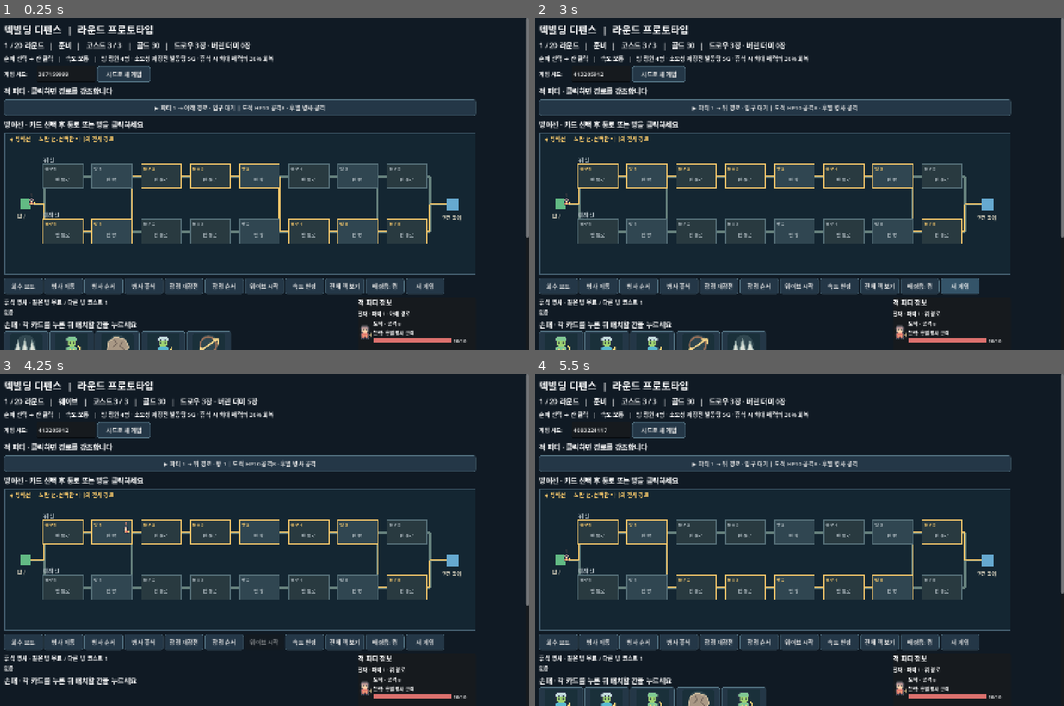
Above: before the commit, frames 1-4 (two rows, left to right).
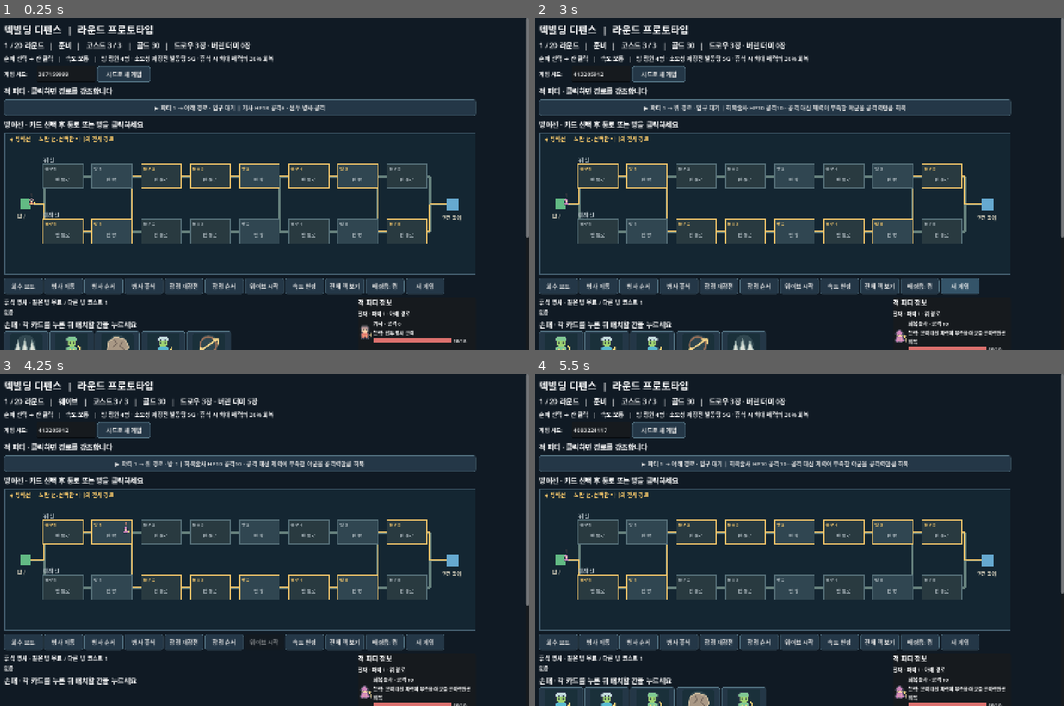
Above: after the commit, the same moments.

Repository: m16sk69-byte/DECK-BUILDING
Game: Godot game, scene res://main.tscn
The game is run twice, just before and just after one commit, with the same random seed, the same clock (stepped at 60 frames per second) and the same inputs.
Inputs:
- Up to frame 1 (0.25 s): no input
- Up to frame 2 (3 s): click "시드로 새 게임" at 0.5 s; click "시드로 새 게임" at 1.25 s; click "웨이브 시작" at 2 s; click "새 게임" at 2.75 s
- Up to frame 3 (4.25 s): click "웨이브 시작" at 3.5 s
- Up to frame 4 (5.5 s): click "새 게임" at 4.25 s; click "▶ 파티 1 → 위 경로 · 입구 대기 | 도적 HP…" (after the commit: "▶ 파티 1 → 아래 경로 · 입구 대기 | 회복술사…") at 5 s

The runs differ from the first frame. In frame 1, 0.5% of the frame differs, in the area x 45-89%, y 25-98%; in frame 2, 2.4%; in frame 3, 2.4%; in frame 4, 2.6%, in the area x 5-89%, y 25-100%.

Commit message:
Expand enemy parties and combat abilities

Diff:
--- /dev/null
+++ b/check_enemies.gd
@@ -0,0 +1,110 @@
+extends SceneTree
+
+func _initialize() -> void:
+	call_deferred("check")
+
+func check() -> void:
+	var game = load("res://main.tscn").instantiate()
+	root.add_child(game)
+	await process_frame
+	game.record_path = "user://enemy-test-%d.json" % Time.get_ticks_usec()
+	game.speed = 0.001
+	var party_shapes := {}
+	var budget_three_shapes := {}
+	for seed_value in range(300):
+		game._generate_map(seed_value)
+		for test_round in [1, 3, 6, 11, 19]:
+			game.round_number = test_round
+			game._generate_parties()
+			var total := 0
+			var names: Array = []
+			for party in game.parties:
+				assert(party.units.size() >= 1 and party.units.size() <= 4)
+				for unit in party.units:
+					total += unit.enemy_cost
+					names.append(unit.name)
+					if unit.get("requires_party", false): assert(party.units.size() >= 2)
+					if unit.name == "마법사": assert(test_round >= 6)
+				if party.units.size() > 1:
+					for unit in party.units: assert(party.units[0].max_hp >= unit.max_hp)
+					for unit in party.units.slice(1): assert(party.units[-1].attack >= unit.attack)
+			assert(total == game.ENEMY_BUDGETS[test_round - 1])
+			assert(game.parties.size() <= 3)
+			if test_round == 6:
+				party_shapes[game.parties.size()] = true
+				var shape: Array = []
+				for party in game.parties:
+					var costs: Array = party.units.map(func(unit): return unit.enemy_cost)
+					costs.sort()
+					shape.append("+".join(costs.map(func(value): return str(value))))
+				shape.sort()
+				budget_three_shapes["/".join(shape)] = true
+			var first := JSON.stringify(game.parties)
+			game._generate_parties()
+			assert(first == JSON.stringify(game.parties))
+	assert(party_shapes.has(1) and party_shapes.has(2) and party_shapes.has(3))
+	for shape in ["1+1+1", "1+2", "1/1+1", "1/1/1"]: assert(budget_three_shapes.has(shape))
+	# Taunt starts with the shieldbearer's first attack, overriding front targeting.
+	game._new_game(123)
+	game.card_defs["고블린"].attack = 10
+	var shield = game._make_enemy("방패병")
+	shield.hp = 15
+	var enemy_front = {"name":"적 선두", "hp":100, "max_hp":100, "attack":0}
+	var hero = {"name":"고블린", "hp":100, "max_hp":100}
+	game.lanes[0].rooms[0].append(hero)
+	game.log_lines.clear()
+	await game._fight({"lane":0, "units":[enemy_front, shield]}, 0)
+	var attacks: Array = game.log_lines.filter(func(line): return line.begins_with("고블린 →"))
+	assert(attacks.size() >= 4 and attacks[0].begins_with("고블린 → 적 선두"))
+	assert(attacks[1].begins_with("고블린 → 방패병") and attacks[2].begins_with("고블린 → 방패병"))
+	assert(attacks[3].begins_with("고블린 → 적 선두"))
+	# Every room triggers taunt again; a defeated shield cannot remain a target.
+	game._new_game(123)
+	game.card_defs["고블린"].attack = 0
+	shield = game._make_enemy("방패병")
+	game.log_lines.clear()
+	for room in [0, 1]:
+		game.lanes[0].rooms[room].append({"name":"고블린", "hp":1, "max_hp":1})
+		await game._fight({"lane":0, "units":[shield]}, room)
+	assert(game.log_lines.filter(func(line): return line.contains("#도발")).size() == 2)
+	# Healer restores a wounded ally in front order, never attacks, and cannot exceed max HP.
+	game._new_game(123)
+	var wounded = {"name":"기사", "hp":10, "max_hp":18, "attack":1}
+	var healer = game._make_enemy("회복술사")
+	game.lanes[0].rooms[0].append({"name":"고블린", "hp":2, "max_hp":2})
+	game.log_lines.clear()
+	await game._fight({"lane":0, "units":[wounded, healer]}, 0)
+	assert(wounded.hp == 14)
+	assert(game.log_lines.any(func(line): return line.begins_with("회복술사 → 기사 체력 10 회복")))
+	assert(not game.log_lines.any(func(line): return line.begins_with("회복술사 → 고블린")))
+	# Mage hits all defenders on its turn.
+	game._new_game(123)
+	var mage = game._make_enemy("마법사")
+	mage.hp = 6
+	var heroes = [{"name":"고블린", "hp":20, "max_hp":20}, {"name":"고블린", "hp":20, "max_hp":20}]
+	game.lanes[0].rooms[0].append_array(heroes)
+	await game._fight({"lane":0, "units":[mage]}, 0)
+	assert(heroes[0].hp == 11 and heroes[1].hp == 11)
+	# Alond clears poison and bleed before the turn after attack 3 and when a room falls.
+	game._new_game(123)
+	game.card_defs["고블린"].attack = 0
+	var alond = game._make_enemy("검신 알론드")
+	alond.poison = 1
+	alond.bleed = 1
+	game.lanes[0].rooms[0].append({"name":"고블린", "hp":130, "max_hp":130})
+	game.log_lines.clear()
+	await game._fight({"lane":0, "units":[alond]}, 0)
+	assert(alond.hp == 194 and not alond.has("poison") and not alond.has("bleed"))
+	assert(alond.attacks_since_cleanse == 0)
+	assert(game.log_lines.filter(func(line): return line.contains("상태 이상 회복")).size() == 2)
+	# Repeated heal-versus-damage loops are reported as stalemates instead of hanging.
+	game._new_game(123)
+	game.phase = "웨이브"
+	game.speed = 0.001
+	var self_healer = game._make_enemy("회복술사")
+	game.lanes[0].rooms[0].append({"name":"고블린", "hp":14, "max_hp":14})
+	await game._fight({"lane":0, "units":[self_healer]}, 0)
+	assert(game.phase == "교착" and self_healer.hp == 10)
+	assert(game.log_lines.any(func(line): return line.contains("전투 교착")))
+	print("CHECK PASSED: enemy formations, taunt, healing, area damage, Alond cleanse and stalemates")
+	quit()
--- a/check_prototype.gd
+++ b/check_prototype.gd
@@ -166,11 +166,12 @@
 	game.log_lines.clear()
 	game._fight({"lane":0, "units":[{"name":"범위 적", "hp":100, "attack":99, "area_attack":true}]}, 0)
 	assert(game.log_lines.filter(func(line): return line.begins_with("고블린 →")).size() == 1)
-	# Regular enemy stats and the proposed 5th-round boss formation.
-	game._new_game()
-	assert(game.ENEMY_TYPES["도적"].hp == 10 and game.ENEMY_TYPES["도적"].attack == 8)
-	assert(game.ENEMY_TYPES["방패병"].hp == 20 and game.ENEMY_TYPES["방패병"].attack == 2)
-	assert(game.ENEMY_TYPES["저격수"].hp == 5 and game.ENEMY_TYPES["저격수"].attack == 15)
+	# New enemy roster and seeded formations within the shared round budget.
+	game._new_game()
+	assert(game.ENEMY_TYPES["기사"].hp == 18 and game.ENEMY_TYPES["기사"].attack == 6 and game.ENEMY_TYPES["기사"].enemy_cost == 1)
+	assert(game.ENEMY_TYPES["도적"].hp == 8 and game.ENEMY_TYPES["도적"].attack == 11)
+	assert(game.ENEMY_TYPES["방패병"].hp == 42 and game.ENEMY_TYPES["방패병"].attack == 4)
+	assert(game.ENEMY_TYPES["저격수"].hp == 6 and game.ENEMY_TYPES["저격수"].attack == 12 and game.ENEMY_TYPES["저격수"].enemy_cost == 1)
 	assert(game.ENEMY_BUDGETS == [1, 2, 2, 2, 5, 3, 3, 4, 4, 8, 5, 5, 6, 6, 10, 7, 7, 8, 8, 20])
 	for test_round in range(1, 21):
 		game.round_number = test_round
@@ -179,17 +180,31 @@
 			game._generate_parties()
 			var total_cost := 0
 			assert(game.parties.size() >= 1 and game.parties.size() <= 3)
+			if test_round % 5 == 0: assert(game.parties.size() == 1)
 			for party in game.parties:
 				assert(party.units.size() >= 1 and party.units.size() <= 4)
-				for unit in party.units: total_cost += unit.enemy_cost
-			assert(total_cost == game.ENEMY_BUDGETS[test_round - 1])
+				for unit in party.units:
+					total_cost += unit.enemy_cost
+					if unit.get("requires_party", false): assert(party.units.size() >= 2)
+					if unit.name == "마법사": assert(test_round >= 6)
+				if test_round not in [5, 15] and party.units.size() > 1:
+					var front_hp: int = party.units[0].max_hp
+					for unit in party.units: assert(front_hp >= unit.max_hp)
+					var rear_attack: int = party.units[-1].attack
+					for unit in party.units.slice(1): assert(rear_attack >= unit.attack)
+			assert(total_cost <= game.ENEMY_BUDGETS[test_round - 1])
+			if test_round != 20: assert(total_cost == game.ENEMY_BUDGETS[test_round - 1])
 	game.round_number = 5
 	game._generate_parties()
 	assert(game.parties.size() == 1)
 	var boss_units: Array = game.parties[0].units
-	assert(boss_units.map(func(unit): return unit.name) == ["기사", "기사", "동국의 검사"])
-	assert(boss_units[0].hp == 24 and boss_units[0].attack == 6)
-	assert(boss_units[2].hp == 50 and boss_units[2].attack == 10)
+	assert(boss_units.map(func(unit): return unit.name) == ["기사", "동국의 검사", "저격수"])
+	assert(boss_units[0].hp == 18 and boss_units[0].attack == 6)
+	assert(boss_units[1].hp == 60 and boss_units[1].attack == 10)
+	game.round_number = 15
+	game._generate_parties()
+	assert(game.parties.size() == 1 and game.parties[0].units.size() == 1)
+	assert(game.parties[0].units[0].name == "검신 알론드" and game.parties[0].units[0].hp == 200)
 	# Rear and highest-attack targeting respect blur and deterministic front-order ties.
 	var front := {"name":"고블린", "hp":20}
 	var strong := {"name":"오크", "hp":30}
@@ -222,15 +237,15 @@
 	game._fight({"lane":0, "units":[{"name":"적", "hp":6, "attack":99}]}, 0)
 	assert(game.lanes[0].rooms[0].size() == 1)
 	assert(game.log_lines.any(func(line): return line.begins_with("적 →")))
-	# The swordsman gains +5 before attacks 2, 4 and 6, retaining the bonus.
+	# The swordsman gains +5 before attacks 3 and 6, retaining the bonus.
 	game._new_game()
 	game.card_defs["시험 병사"] = game.card_defs["고블린"].duplicate(true)
 	game.card_defs["시험 병사"]["attack"] = 3
 	var durable := {"name":"시험 병사", "hp":1000, "max_hp":1000}
-	var swordsman := {"name":"동국의 검사", "hp":20, "attack":10, "attack_count":0, "attack_boost_interval":2, "attack_boost":5}
+	var swordsman := {"name":"동국의 검사", "hp":20, "attack":10, "attack_count":0, "attack_boost_interval":3, "attack_boost":5}
 	game.lanes[0].rooms[0].append(durable)
 	game._fight({"lane":0, "units":[swordsman]}, 0)
-	assert(swordsman.attack_count == 6 and swordsman.attack == 25 and durable.hp == 895)
+	assert(swordsman.attack_count == 6 and swordsman.attack == 20 and durable.hp == 915)
 	game._new_game()
 	# Only consumable traps require gold to reload.
 	var trap = {"name":"가시", "card":{"name":"가시", "id":999}, "placed_round":1, "active":true, "hits":0}
--- a/main.gd
+++ b/main.gd
@@ -13,13 +13,17 @@
 	"마법사": {"type":"soldier", "cost":2, "hp":14, "attack":4, "area_attack":true, "description":"HP 14 · 전체 4 피해"},
 }
 const ENEMY_TYPES = {
-	"도적": {"hp":10, "attack":8, "enemy_cost":1, "targeting":"rear", "description":"후열 병사 공격"},
-	"방패병": {"hp":20, "attack":2, "enemy_cost":2, "targeting":"front", "description":"선두 병사 공격"},
-	"저격수": {"hp":5, "attack":15, "enemy_cost":2, "targeting":"highest_attack", "description":"공격력이 가장 높은 병사 공격"},
+	"기사": {"hp":18, "attack":6, "enemy_cost":1, "targeting":"front", "description":"선두 병사 공격"},
+	"저격수": {"hp":6, "attack":12, "enemy_cost":1, "targeting":"highest_attack", "requires_party":true, "description":"공격력이 가장 높은 병사 우선 공격 · 혼자 등장 불가"},
+	"도적": {"hp":8, "attack":11, "enemy_cost":1, "targeting":"rear", "description":"후열 병사 우선 공격"},
+	"방패병": {"hp":42, "attack":4, "enemy_cost":2, "targeting":"front", "taunt":true, "description":"각 방 첫 공격에 도발 · 방 전투 동안 자신에게 단일 공격 유도"},
+	"동국의 검사": {"hp":60, "attack":10, "enemy_cost":3, "targeting":"front", "attack_count":0, "attack_boost_interval":3, "attack_boost":5, "description":"세 번째 공격마다 공격력 +5 후 공격"},
+	"마법사": {"hp":15, "attack":9, "enemy_cost":2, "area_attack":true, "requires_party":true, "min_round":6, "description":"모든 병사 범위 공격 · 6라운드부터 · 혼자 등장 불가"},
+	"회복술사": {"hp":10, "attack":10, "enemy_cost":1, "heal":true, "description":"공격 대신 체력이 부족한 아군을 공격력만큼 회복"},
+	"검신 알론드": {"hp":200, "attack":40, "enemy_cost":10, "targeting":"front", "boss_only":true, "cleanse_every":3, "attacks_since_cleanse":0, "description":"3회 공격 후 다음 행동 전, 또는 방의 병사 전멸 시 상태 이상 회복"},
 }
 const ENEMY_BUDGETS := [1, 2, 2, 2, 5, 3, 3, 4, 4, 8, 5, 5, 6, 6, 10, 7, 7, 8, 8, 20]
-const TEST_KNIGHT_HP := 24
-const TEST_KNIGHT_ATTACK := 6
+const BOSS_PARTIES = {5:[["기사", "동국의 검사", "저격수"]], 15:[["검신 알론드"]]}
 const COST_DRAW_RELIC = "유물(임시): 최대 코스트 +1 · 드로우 -1"
 const REWARDS = ["최대 코스트 +1", "모든 병사 공격력 +2", "모든 함정 피해 +2", "골드 +12", "모든 병사 체력 10 회복", "언데드 골렘 카드 획득", "최대 코스트 +2", "모든 병사 공격력 +1", COST_DRAW_RELIC]
 const STARTER_ONLY_CARDS = ["고블린", "고블린 궁수", "가시", "화살", "낙석"]
@@ -124,7 +128,7 @@
 	for kind in ["마법사", "고블린", "고블린 궁수", "언데드 골렘", "오크", "녹티스"]:
 		card_icons[kind] = pixel_art.make_card(kind)
 		sprite_icons[kind] = pixel_art.make_sprite(kind)
-	for kind in ["도적", "방패병", "저격수", "기사", "동국의 검사", "보스"]:
+	for kind in ["도적", "방패병", "저격수", "기사", "동국의 검사", "검신 알론드", "마법사", "회복술사", "보스"]:
 		sprite_icons["enemy_" + kind] = pixel_art.make_sprite(kind, true)
 
 func _start_music() -> void:
@@ -487,42 +491,84 @@
 	showing_previous = false
 	_refresh()
 
+func _make_enemy(role: String) -> Dictionary:
+	var enemy: Dictionary = ENEMY_TYPES[role].duplicate(true)
+	enemy["name"] = role
+	enemy["max_hp"] = enemy.hp
+	return enemy
+
+func _generate_enemy_group(budget: int, slots: int, stream: RandomNumberGenerator, has_companion := false) -> Array:
+	var units: Array = []
+	var remaining := budget
+	while remaining > 0 and units.size() < slots:
+		var candidates: Array = []
+		var slots_after: int = slots - units.size() - 1
+		for role in ENEMY_TYPES:
+			var data: Dictionary = ENEMY_TYPES[role]
+			if data.get("boss_only", false) or round_number < data.get("min_round", 1): continue
+			var price: int = data.enemy_cost
+			if price > remaining or remaining - price > slots_after * 3: continue
+			if data.get("requires_party", false) and units.is_empty() and not has_companion and remaining - price < 1: continue
+			candidates.append(role)
+		if candidates.is_empty(): break
+		var role: String = candidates[stream.randi_range(0, candidates.size() - 1)]
+		var unit := _make_enemy(role)
+		units.append(unit)
+		remaining -= unit.enemy_cost
+	return units
+
+func _order_enemy_group(units: Array, stream: RandomNumberGenerator) -> Array:
+	# Shuffle first so ties and the middle positions are seeded but varied.
+	var pool := units.duplicate()
+	for i in range(pool.size() - 1, 0, -1):
+		var j := stream.randi_range(0, i)
+		var temp = pool[i]
+		pool[i] = pool[j]
+		pool[j] = temp
+	if pool.size() <= 1: return pool
+	var first := 0
+	for i in range(1, pool.size()):
+		if pool[i].max_hp > pool[first].max_hp: first = i
+	var front: Dictionary = pool.pop_at(first)
+	var last := 0
+	for i in range(1, pool.size()):
+		if pool[i].attack > pool[last].attack: last = i
+	var rear: Dictionary = pool.pop_at(last)
+	return [front] + pool + [rear]
+
+func _append_enemy_party(units: Array, stream: RandomNumberGenerator) -> void:
+	var initial_lane := stream.randi_range(0, lanes.size() - 1)
+	parties.append({"lane":initial_lane, "start_lane":initial_lane, "route":_make_party_route(initial_lane, stream), "units":units, "pos":-1, "done":false})
+
 func _generate_parties() -> void:
 	parties.clear()
 	var encounter_rng := _seeded_rng("enemy", round_number)
-	var remaining: int = ENEMY_BUDGETS[clampi(round_number, 1, 20) - 1]
-	var units: Array = []
-	if round_number == 5:
-		for i in range(2):
-			units.append({"name":"기사", "hp":TEST_KNIGHT_HP, "max_hp":TEST_KNIGHT_HP, "attack":TEST_KNIGHT_ATTACK, "enemy_cost":1, "targeting":"front", "description":"선두 병사 공격 · 수치 시험용"})
-		units.append({"name":"동국의 검사", "hp":50, "max_hp":50, "attack":10, "enemy_cost":3, "targeting":"front", "description":"두 번째 공격마다 공격력 +5 후 공격", "attack_count":0, "attack_boost_interval":2, "attack_boost":5})
-		remaining -= 5
+	var budget: int = ENEMY_BUDGETS[clampi(round_number, 1, 20) - 1]
+	if BOSS_PARTIES.has(round_number):
+		var choices: Array = BOSS_PARTIES[round_number]
+		var names: Array = choices[encounter_rng.randi_range(0, choices.size() - 1)]
+		var boss_units: Array = []
+		for role in names: boss_units.append(_make_enemy(role))
+		_append_enemy_party(boss_units, encounter_rng)
 	elif round_number % 5 == 0:
-		units.append({"name":"보스", "hp":24 + round_number * 2, "max_hp":24 + round_number * 2, "attack":5 + int(round_number / 5), "enemy_cost":4, "description":"임시 보스"})
-		remaining -= 4
-	# Fill the hidden round budget while reserving enough room for cost-2 enemies.
-	while remaining > 0 and units.size() < 12:
-		var eligible: Array = []
-		var slots_after: int = 12 - units.size() - 1
-		for role in ENEMY_TYPES:
-			var unit_cost: int = ENEMY_TYPES[role].enemy_cost
-			if unit_cost <= remaining and remaining - unit_cost <= slots_after * 2: eligible.append(role)
-		if eligible.is_empty(): break
-		var role: String = eligible[encounter_rng.randi_range(0, eligible.size() - 1)]
-		var enemy: Dictionary = ENEMY_TYPES[role].duplicate(true)
-		enemy["name"] = role
-		enemy["max_hp"] = enemy.hp
-		units.append(enemy)
-		remaining -= enemy.enemy_cost
-	var desired_count := 1 if round_number < 3 else (2 if round_number < 11 else 3)
-	var count := 1 if round_number == 5 else mini(units.size(), maxi(desired_count, ceili(units.size() / 4.0)))
-	for p in range(count):
-		var initial_lane := encounter_rng.randi_range(0, lanes.size() - 1)
-		parties.append({"lane":initial_lane, "start_lane":initial_lane, "route":_make_party_route(initial_lane, encounter_rng), "units":[], "pos":-1, "done":false})
-	if round_number == 5:
-		parties[0].units.append_array(units)
+		# 10/20 boss parties are placeholders until the user defines them.
+		var boss := {"name":"보스", "hp":24 + round_number * 2, "max_hp":24 + round_number * 2, "attack":5 + int(round_number / 5), "enemy_cost":4, "description":"임시 보스"}
+		var units := [boss]
+		units.append_array(_generate_enemy_group(mini(budget - 4, 9), 3, encounter_rng, true))
+		_append_enemy_party(_order_enemy_group(units, encounter_rng), encounter_rng)
 	else:
-		for i in range(units.size()): parties[i % count].units.append(units[i])
+		var remaining := budget
+		while remaining > 0 and parties.size() < 3:
+			var parties_after: int = 2 - parties.size()
+			var minimum := maxi(1, remaining - parties_after * 12)
+			var maximum := mini(remaining, 12)
+			var party_budget := encounter_rng.randi_range(minimum, maximum)
+			var units := _generate_enemy_group(party_budget, 4, encounter_rng)
+			if units.is_empty(): break
+			var spent := 0
+			for unit in units: spent += unit.enemy_cost
+			remaining -= spent
+			_append_enemy_party(_order_enemy_group(units, encounter_rng), encounter_rng)
 	selected_party = 0
 
 func _set_mode(value: String) -> void:
@@ -1091,13 +1137,30 @@
 		else:
 			_damage_enemy(targets.front(), damage, trap.name)
 
+func _clear_enemy_status(enemy: Dictionary) -> void:
+	enemy.erase("poison")
+	enemy.erase("bleed")
+	enemy["attacks_since_cleanse"] = 0
+	_log("%s 상태 이상 회복" % enemy.name)
+
 func _fight(party: Dictionary, slot: int) -> void:
 	var soldiers: Array = lanes[party.lane].rooms[slot]
 	if soldiers.is_empty() or _live_enemies(party).is_empty(): return
 	var fight_token := wave_token
 	_log("%s 경로 방 %d 전투 시작" % [_lane_name(party.lane), slot + 1])
+	var taunters: Array = []
+	var seen_states := {}
 	# Snapshot both sides once per cycle; a unit killed before its slot cannot act.
 	while not soldiers.is_empty() and not _live_enemies(party).is_empty():
+		var state := JSON.stringify([soldiers, party.units, taunters])
+		if seen_states.has(state):
+			_log("전투 교착: 회복과 공격이 반복되어 전투를 진행할 수 없습니다.")
+			if phase == "웨이브":
+				phase = "교착"
+				battle_notice = "전투 교착 · 새 게임으로 다시 시작"
+				_refresh()
+			return
+		seen_states[state] = true
 		var allies := soldiers.duplicate()
 		var enemies := _live_enemies(party).duplicate()
 		for i in range(maxi(allies.size(), enemies.size())):
@@ -1107,7 +1170,11 @@
 				if card_defs[ally.name].get("area_attack", false):
 					for enemy in _live_enemies(party): _soldier_hit_enemy(enemy, attack, ally)
 				else:
-					_soldier_hit_enemy(_live_enemies(party).front(), attack, ally)
+					var living := _live_enemies(party)
+					var target: Dictionary = living.front()
+					for taunter in taunters:
+						if taunter.hp > 0 and living.has(taunter): target = taunter
+					_soldier_hit_enemy(target, attack, ally)
 				var lifesteal: int = card_defs[ally.name].get("lifesteal", 0)
 				if lifesteal > 0:
 					var restored: int = mini(lifesteal, ally.max_hp - ally.hp)
@@ -1119,6 +1186,8 @@
 					if fight_token != wave_token: return
 			if i < enemies.size() and enemies[i].hp > 0 and not soldiers.is_empty():
 				var enemy: Dictionary = enemies[i]
+				if enemy.get("cleanse_every", 0) > 0 and enemy.get("attacks_since_cleanse", 0) >= enemy.cleanse_every:
+					_clear_enemy_status(enemy)
 				if enemy.get("poison", 0) > 0:
 					_damage_enemy(enemy, enemy.poison, "#중독")
 					if enemy.hp <= 0: continue
@@ -1128,19 +1197,41 @@
 					if enemy.attack_count % interval == 0:
 						enemy.attack += enemy.get("attack_boost", 0)
 						_log("%s 공격력 +%d (공격력 %d)" % [enemy.name, enemy.attack_boost, enemy.attack])
-				var targets: Array = soldiers.duplicate() if enemy.get("area_attack", false) else [_single_target_soldier(soldiers, enemy.get("targeting", "front"))]
-				for target in targets:
-					target.hp = maxi(0, target.hp - enemy.attack)
-					battle_notice = "%s → %s · %d 피해" % [enemy.name, target.name, enemy.attack]
-					_log("%s → %s %d 피해 (HP %d)" % [enemy.name, target.name, enemy.attack, target.hp])
-					if target.hp <= 0:
-						soldiers.erase(target)
-						_log("%s 전사" % target.name)
+				if enemy.get("heal", false):
+					var injured: Dictionary = {}
+					for friend in _live_enemies(party):
+						if friend.hp < friend.get("max_hp", friend.hp):
+							injured = friend
+							break
+					if injured.is_empty():
+						_log("%s 치유: 회복할 아군 없음" % enemy.name)
+					else:
+						var restored: int = mini(enemy.attack, injured.max_hp - injured.hp)
+						injured.hp += restored
+						battle_notice = "%s → %s · %d 회복" % [enemy.name, injured.name, restored]
+						_log("%s → %s 체력 %d 회복 (HP %d)" % [enemy.name, injured.name, restored, injured.hp])
+				else:
+					if enemy.get("taunt", false) and not taunters.has(enemy):
+						taunters.append(enemy)
+						_log("%s #도발: 이 방의 병사가 자신을 우선 공격" % enemy.name)
+					if enemy.get("cleanse_every", 0) > 0:
+						enemy["attacks_since_cleanse"] = enemy.get("attacks_since_cleanse", 0) + 1
+					var targets: Array = soldiers.duplicate() if enemy.get("area_attack", false) else [_single_target_soldier(soldiers, enemy.get("targeting", "front"))]
+					for target in targets:
+						target.hp = maxi(0, target.hp - enemy.attack)
+						battle_notice = "%s → %s · %d 피해" % [enemy.name, target.name, enemy.attack]
+						_log("%s → %s %d 피해 (HP %d)" % [enemy.name, target.name, enemy.attack, target.hp])
+						if target.hp <= 0:
+							soldiers.erase(target)
+							_log("%s 전사" % target.name)
 				if phase == "웨이브":
 					_refresh()
 					await get_tree().create_timer(speed * 0.7).timeout
 					if fight_token != wave_token: return
 			if soldiers.is_empty() or _live_enemies(party).is_empty(): break
+	if soldiers.is_empty():
+		for enemy in _live_enemies(party):
+			if enemy.get("cleanse_every", 0) > 0: _clear_enemy_status(enemy)
 
 func _start_wave() -> void:
 	if phase != "준비": return
@@ -1180,7 +1271,7 @@
 			if stage.type == "trap": _apply_traps(party, stage.slot)
 			elif stage.type == "room":
 				await _fight(party, stage.slot)
-				if my_token != wave_token: return
+				if my_token != wave_token or phase != "웨이브": return
 			if _live_enemies(party).is_empty():
 				party.done = true
 				_log("파티 %d 격파" % (p + 1))
--- a/pixel_characters.gd
+++ b/pixel_characters.gd
@@ -62,9 +62,9 @@
 	if kind == "고블린": return "검사"
 	if kind == "고블린 궁수": return "궁수"
 	if kind == "오크" or kind == "언데드 골렘": return "검사"
-	if kind == "녹티스": return "마법사"
+	if kind == "녹티스" or kind == "회복술사": return "마법사"
 	if kind == "저격수": return "궁수"
-	if kind == "도적" or kind == "기사" or kind == "동국의 검사" or kind == "방패병" or kind == "검투사" or kind == "보스": return "검사"
+	if kind == "도적" or kind == "기사" or kind == "동국의 검사" or kind == "방패병" or kind == "검투사" or kind == "보스" or kind == "검신 알론드": return "검사"
 	return kind if PATTERNS.has(kind) else "검사"
 
 static func make_image(kind: String, enemy := false) -> Image:
@@ -85,7 +85,7 @@
 		palette["G"] = Color("d9976f")
 		palette["P"] = Color("d187bd")
 		palette["M"] = Color("c59f9c")
-	if kind == "보스" or kind == "동국의 검사":
+	if kind == "보스" or kind == "동국의 검사" or kind == "검신 알론드":
 		palette["M"] = Color("f3c65e")
 		palette["B"] = Color("a25c92")
 	for y in range(16):
Not shown, changed: CLOUD_HANDOFF.md
Not shown, changed: GAME_DESIGN.md
